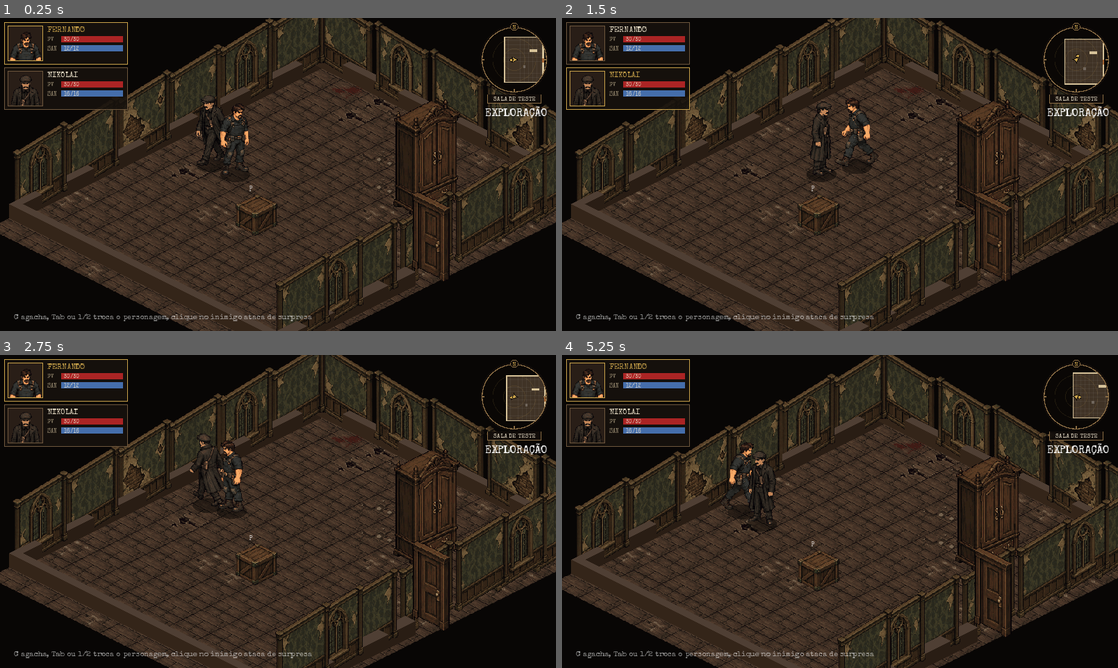
Above: before the commit, frames 1-4 (two rows, left to right).
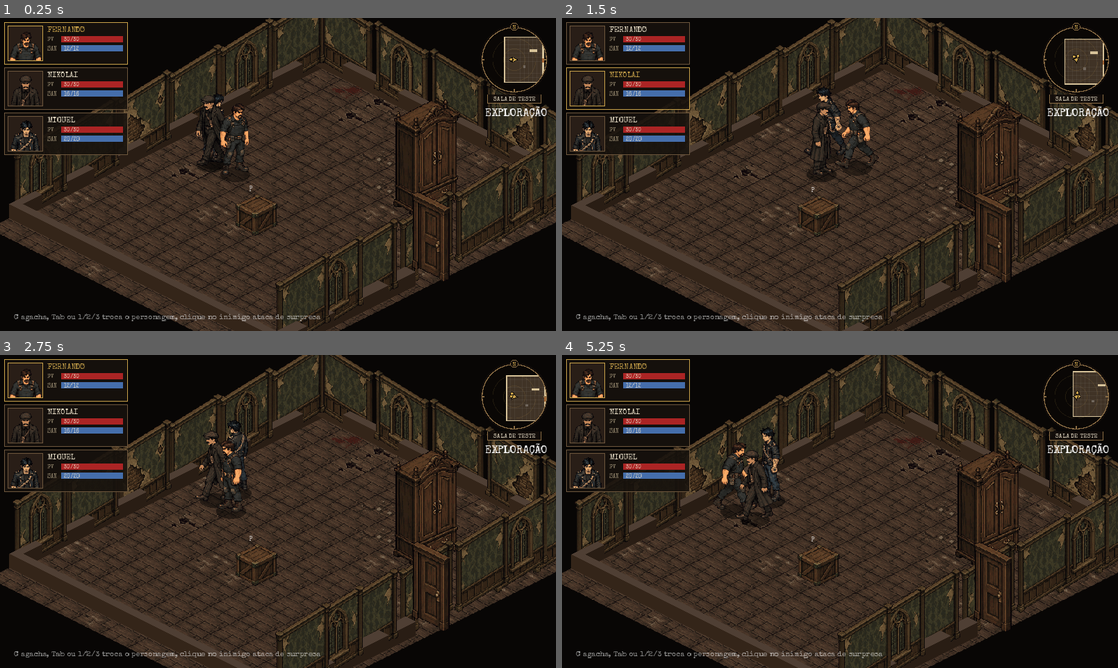
Above: after the commit, the same moments.

Repository: Brombilaa/game
Game: Godot game, scene res://scenes/exploration/test_room.tscn
Two runs of this game, one before a commit and one after it. Both use one fixed random seed, a clock stepped at 60 frames per second and the inputs below.
Inputs (mouse positions are in pixels of both pictures, inside the frame that each line leads up to):
- Up to frame 1 (0.25 s): no input
- Up to frame 2 (1.5 s): tap Enter at 0.5 s; move the mouse to (962, 158) at 0.52 s; hold D 0.53-1.28 s; tap R at 0.6 s; click (962, 158) at 0.67 s; tap Space at 0.77 s; move the mouse to (728, 190) at 1.27 s; tap Tab at 1.35 s
- Up to frame 3 (2.75 s): tap Space at 1.52 s; move the mouse to (333, 442) at 2.02 s; hold D from 2.03 s (still down); tap 1 at 2.1 s
- Up to frame 4 (5.25 s): move the mouse to (812, 574) at 2.77 s; tap C at 2.85 s; click (812, 574) at 2.92 s; tap Space at 3.02, 3.77, 4.52 s; move the mouse to (1006, 558) at 3.52 s; release D at 3.53 s; tap R at 3.6 s; move the mouse to (673, 464) at 4.27 s; tap Tab at 4.35 s; move the mouse to (867, 511) at 5.02 s; tap 1 at 5.1 s; click (867, 511) at 5.17 s

The runs differ from the first frame. In frame 1, 2.3% of the frame differs, in the area x 0-93%, y 12-97%; in frame 2, 16%; in frame 3, 12%; in frame 4, 23%, in the area x 0-100%, y 0-100%.

Commit message:
Miguel entra no grupo da sala de teste
Co-Authored-By: Claude Sonnet 5.5 <noreply@anthropic.com>
Claude-Session: https://claude.ai/code/session_01EDsCLAYL4TarXeRBSa7t1B

Diff:
--- a/scripts/exploration/test_room.gd
+++ b/scripts/exploration/test_room.gd
@@ -7,7 +7,7 @@
 # move (gasta PA), clique no inimigo ataca,
 # Espaço passa o turno e D atrasa. R reinicia a sala.
 # Grupo (Léo): controla um personagem por vez e os outros seguem espalhados, a distância fixa
-# do líder e posição variando. Tab, 1, 2 ou clique no retrato trocam o controlado (na exploração).
+# do líder e posição variando. Tab, 1, 2, 3 ou clique no retrato trocam o controlado (na exploração).
 # PV zero deixa caído; aliado encostado reanima com kit (2 PA, metade do PV); quem segue
 # caído no fim do combate morre.
 # Visual provisório: resolução interna 960×540 (DEC-2026-10-29-10), câmera segue a unidade
@@ -88,10 +88,11 @@
 
 var cfg := CombatConfig.load_file()
 var rules := CombatRules.new(cfg)
-# Grupo de teste: Fernando e Nikolai (só para exercitar grupo, troca e reanimação).
+# Grupo de teste: Fernando, Nikolai e Miguel (só para exercitar grupo, troca e reanimação).
 var party: Array[Combatant] = [
 	cfg.make_unit("agente", "Fernando", Vector2(160, 360)),
 	cfg.make_unit("agente", "Nikolai", Vector2(110, 320)),
+	cfg.make_unit("agente", "Miguel", Vector2(110, 400)),
 ]
 var player: Combatant = party[0]  # personagem controlado (no combate, o do turno)
 var looks := {}  # membro do grupo -> índice em AGENT_SHEETS
@@ -140,6 +141,10 @@
 	looks[party[1]] = 1
 	party[1].max_san = 16  # Nikolai é Especialista (SAN inicial 16); a ficha de teste é a mesma
 	party[1].san = 16
+	looks[party[2]] = 2
+	party[2].max_san = 20  # Miguel é Ocultista (SAN inicial 20) e luta com a espada (GDD #16)
+	party[2].san = 20
+	party[2].weapon = cfg.weapon("espada")
 	_reset_follow_offsets(Vector2.RIGHT)
 	for variant in ENEMY_SHEETS:
 		enemy_sheets[variant] = CharacterSheet.new(ENEMY_SHEETS[variant])
@@ -255,12 +260,12 @@
 
 
 # Paredes, porta fechada, coberturas de pé e as outras unidades vivas.
-func _obstacles(mover: Combatant = null) -> Array[Rect2]:
+func _obstacles(mover: Combatant = null, with_units := true) -> Array[Rect2]:
 	var obstacles := _sight_blockers()
 	for c: Cover in covers:
 		if not c.is_destroyed():
 			obstacles.append(c.rect)
-	for u in _living_units():
+	for u in _living_units() if with_units else []:
 		if u != mover:
 			obstacles.append(Rect2(u.pos - Vector2(u.radius, u.radius), Vector2(u.radius, u.radius) * 2))
 	return obstacles
@@ -700,7 +705,7 @@
 	if mode == Mode.COMBAT:
 		draw_string(font, footer, "Rodada %d  |  Espaço passa, D atrasa, R reinicia" % turns.round_number, HORIZONTAL_ALIGNMENT_LEFT, -1, 13, Color(1, 1, 1, 0.6))
 	elif mode == Mode.EXPLORATION:
-		draw_string(font, footer, ("AGACHADO  |  " if player.crouched else "") + "C agacha, Tab ou 1/2 troca o personagem, clique no inimigo ataca de surpresa", HORIZONTAL_ALIGNMENT_LEFT, -1, 13, Color(1, 1, 1, 0.6))
+		draw_string(font, footer, ("AGACHADO  |  " if player.crouched else "") + "C agacha, Tab ou 1/2/3 troca o personagem, clique no inimigo ataca de surpresa", HORIZONTAL_ALIGNMENT_LEFT, -1, 13, Color(1, 1, 1, 0.6))
 	for p in popups:
 		_draw_popup(font, p)
 
@@ -894,6 +899,10 @@
 		var stale := route.is_empty() or route[route.size() - 1].distance_to(goal) > 24.0
 		if stale and m.pos.distance_to(goal) > 12.0:
 			route = pathfinder.find_path(m.pos, goal, _obstacles(m), m.radius)
+			if route.is_empty():
+				# Dois seguidores se encostaram e um ficou dentro do obstáculo do outro: sem esta rota
+				# de reserva (só paredes e coberturas) ele ficaria parado para sempre.
+				route = pathfinder.find_path(m.pos, goal, _obstacles(m, false), m.radius)
 			if not route.is_empty():
 				route.remove_at(0)
 		if route.is_empty():
--- a/tests/test_combat_room.gd
+++ b/tests/test_combat_room.gd
@@ -24,7 +24,7 @@
 	room.player.pos = Vector2(650, 360)
 	await process_frame
 	_check(room.mode == room.Mode.COMBAT, "detecção inicia o combate")
-	_check(room.turns.order.size() == 4, "o grupo e todos os inimigos vivos entram no combate")
+	_check(room.turns.order.size() == room.party.size() + 2, "o grupo e todos os inimigos vivos entram no combate")
 	_check(room.turns.current == room.player and room.player.pa == 3, "agente age primeiro (empate de AGI favorece o grupo) com 3 PA")
 
 	# Ataque fora do turno do inimigo: clique em lugar nenhum não gasta PA.
@@ -51,8 +51,10 @@
 	var first: Combatant = room.player
 	room._player_pass()
 	await _wait(func() -> bool: return room.turns.is_turn_of(room.player) and not room.busy, 20.0)
-	if room.player != first:
-		room._player_pass()  # o outro membro do grupo também passa
+	for _i in room.party.size() - 1:
+		if room.mode == room.Mode.COMBAT and room.player != first:
+			room._player_pass()  # os outros membros do grupo também passam
+			await _wait(func() -> bool: return room.turns.is_turn_of(room.player) and not room.busy, 20.0)
 	await _wait(func() -> bool: return room.mode != room.Mode.COMBAT or (room.turns.current == first and not room.busy), 20.0)
 	_check(room.mode != room.Mode.COMBAT or room.turns.round_number == 2, "inimigos agem e a rodada avança")
 
